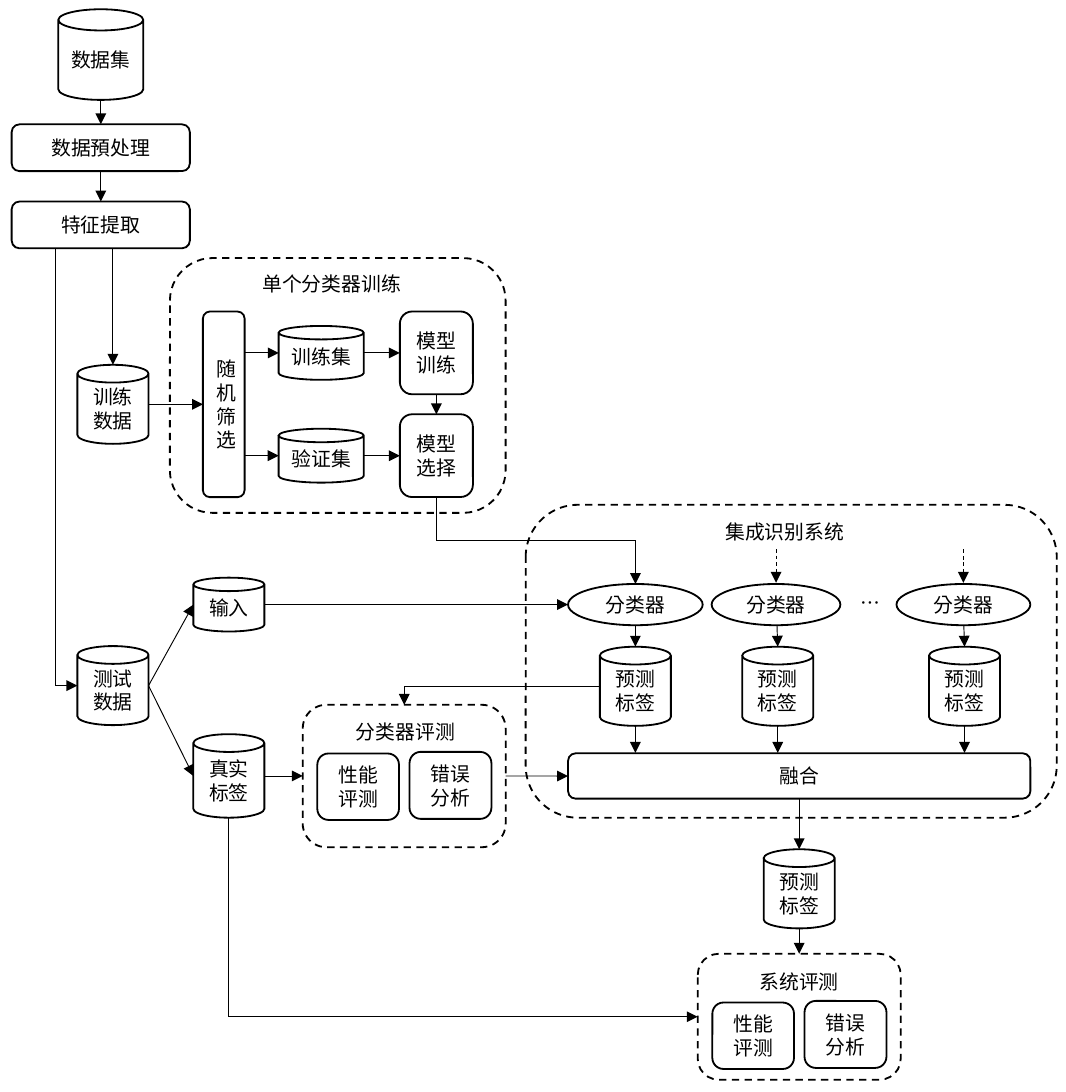
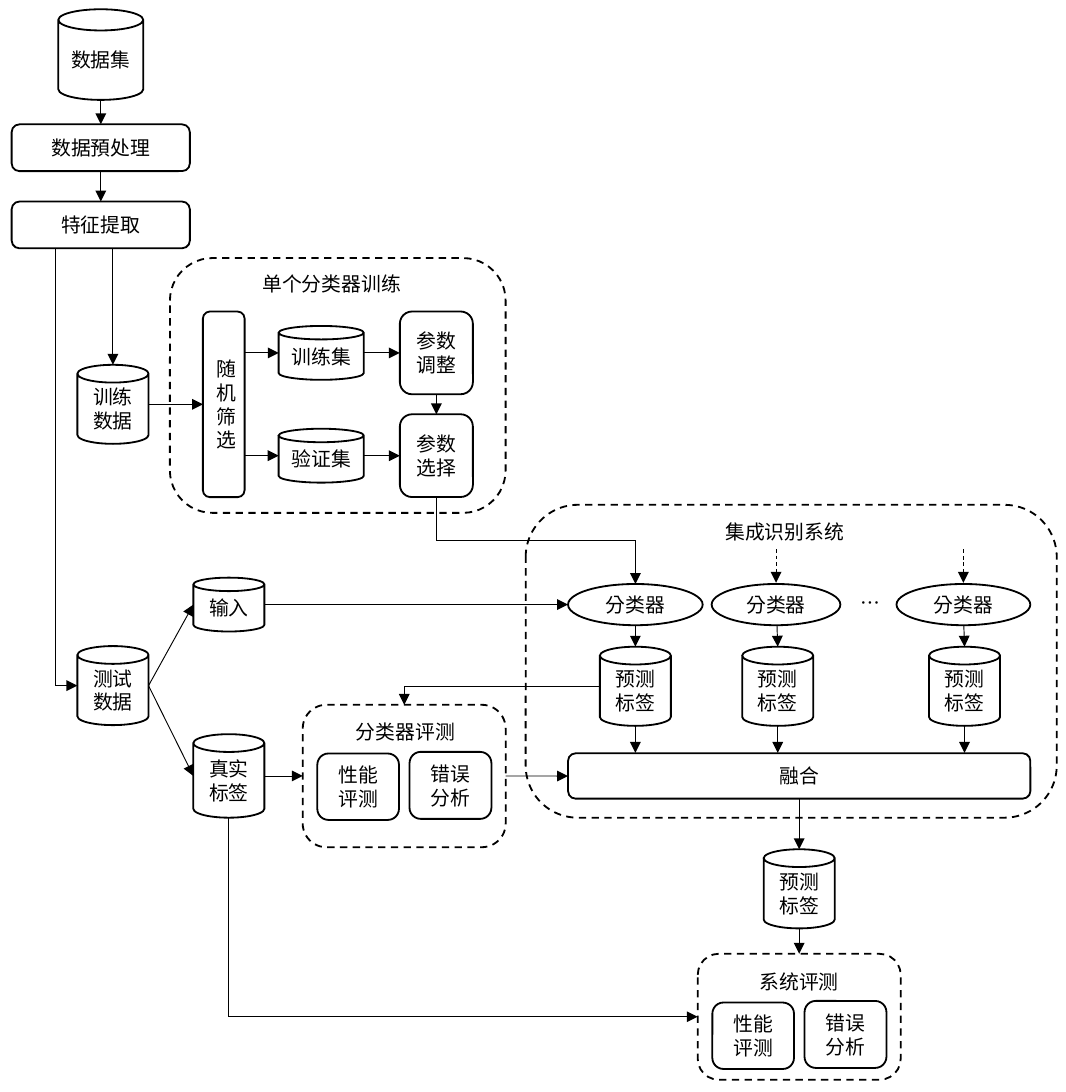
Before and after one commit to liangxh/grad2019, a slide deck: slide 1 of img/framework.pptx. Drawn at 1066x1092 pixels with LibreOffice and Linux fonts; fonts in the diff are those of the drawing. Boxes give left, top, right and bottom in pixels: in the first picture for what was removed or moved away, otherwise in the second. Text is boxed around its words. In the diff, an @@ line names an element or a change of style, - is before the commit and + after.

```diff
--- a/img/framework.pptx
+++ b/img/framework.pptx
@@ text in rounded rectangle at (x1=417, y1=331, x2=457, y2=374): text changed @@
-模型训练
+参数调整
@@ text in rounded rectangle at (x1=417, y1=434, x2=457, y2=477): text changed @@
-模型选择
+参数选择
```
Also in this commit, not shown: 3 other files.
